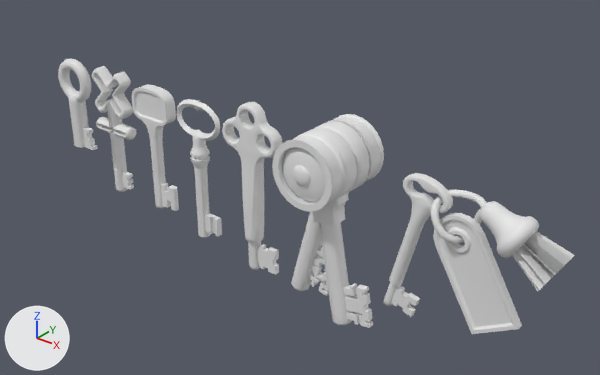
An edit to the Blender file Props/Keys/Props_Keys.blend, drawn before and after from the same camera.
One viewpoint serves both versions: a 50 mm lens placed at (1.167, -0.834, 0.462), pointed at (0.457, 0.054, -0.088). Arrows for +X, +Y and +Z are at lower left; the lights stay in place. The older version comes first.

Objects in the first picture: 'Key!!', 'Key&&&', 'Props_Key_Scene_0_Church_Gate', 'Props_Key_Scene_0_Church_Quarters', 'Props_Key_Scene_0_RevenueHouse_Apartment', 'Props_Key_Scene_0_RevenueHouse_Attic', 'Props_Key_Scene_0_RevenueHouse_Sewers'.
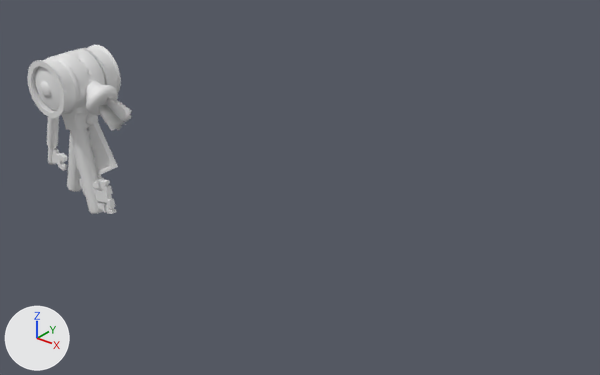
Commit message: Updated Props_Keys

What changed in the scene script:
```text
Change me_props_key_scene_0_revenuehouse_apartment:
    used by ob_props_key_scene_0_revenuehouse_apartment; location = (0.76, 0.0, 0.0)
    remove me_props_key_scene_0_revenuehouse_apartment.from_pydata(...)  # 903 vertices, 930 faces; spans x -0.11..0.137, y -0.03..0.03, z -0.189..0.021
    add me_props_key_scene_0_revenuehouse_apartment.from_pydata(...)  # 1047 vertices, 1076 faces; spans x -0.11..0.128, y -0.03..0.03, z -0.189..0.021
    me_props_key_scene_0_revenuehouse_apartment part 1: the loose piece of 4 vertices spanning x 0.07..0.135, y -0.015..0.015, z -0.073..-0.01 is rebuilt with 23 vertices and now spans x 0.072..0.125, y -0.016..0.017, z -0.062..-0.014
    me_props_key_scene_0_revenuehouse_apartment part 2: the loose piece of 4 vertices spanning x 0.068..0.137, y 0.0, z -0.076..-0.008 is rebuilt with 23 vertices and now spans x 0.07..0.128, y 0.0, z -0.067..-0.011
    me_props_key_scene_0_revenuehouse_apartment part 3: the loose piece of 4 vertices spanning x 0.07..0.135, y -0.015..0.015, z -0.073..-0.01 is rebuilt with 23 vertices and now spans x 0.072..0.125, y -0.016..0.017, z -0.062..-0.014
    me_props_key_scene_0_revenuehouse_apartment part 4: the loose piece of 4 vertices spanning x 0.073..0.129, y -0.026..0.026, z -0.063..-0.016 is rebuilt with 23 vertices and now spans x 0.072..0.124, y -0.016..0.017, z -0.061..-0.015
    me_props_key_scene_0_revenuehouse_apartment part 5: the loose piece of 4 vertices spanning x 0.078..0.122, y -0.03..0.03, z -0.05..-0.025 is rebuilt with 23 vertices and now spans x 0.078..0.121, y -0.023..0.025, z -0.049..-0.025
    me_props_key_scene_0_revenuehouse_apartment part 6: the loose piece of 4 vertices spanning x 0.073..0.129, y -0.026..0.026, z -0.063..-0.016 is rebuilt with 23 vertices and now spans x 0.072..0.124, y -0.016..0.017, z -0.061..-0.015
    me_props_key_scene_0_revenuehouse_apartment part 7
    26 vertices are removed from x 0.049..0.073, y -0.026..0.026, z -0.041..0.006
    50 faces are deleted
    10 vertices are added at x 0.05..0.069, y -0.026..0.026, z -0.04..0.006
    34 new faces join them
    other edits to the shape of me_props_key_scene_0_revenuehouse_apartment do not show in these pictures
Change ob_props_key_scene_0_revenuehouse_attic:
    ob_props_key_scene_0_revenuehouse_attic.location: (0.41, 0.0, 0.0) -> (0.0, 0.0, 0.0)
Change ob_props_key_scene_0_revenuehouse_sewers:
    ob_props_key_scene_0_revenuehouse_sewers.location: (0.55, 0.0, 0.0) -> (0.0, 0.0, 0.0)
Change ob_key:
    ob_key.location: (0.2, 0.0, 0.0) -> (0.0, 0.0, 0.0)
Change ob_key_1:
    ob_key_1.location: (0.3, 0.0, 0.0) -> (0.0, 0.0, 0.0)
Change ob_props_key_scene_0_church_gate:
    ob_props_key_scene_0_church_gate.location: (0.1, 0.0, 0.0) -> (0.0, 0.0, 0.0)
Change ob_props_key_scene_0_revenuehouse_apartment:
    ob_props_key_scene_0_revenuehouse_apartment.location: (0.76, 0.0, 0.0) -> (0.0, 0.0, 0.0)
```

What differs and where, as boxes (x1, y1, x2, y2) in the pictures (600 x 375 px; the box of a moved part takes in the faces that stretch with it):
'Props_Key_Scene_0_RevenueHouse_Sewers', moved
    before: (272, 114, 384, 328)
    after: (27, 45, 121, 214)
'Props_Key_Scene_0_RevenueHouse_Apartment', reshaped, moved
    before: (384, 173, 575, 334)
    after: (47, 81, 132, 175)
'Props_Key_Scene_0_RevenueHouse_Attic', moved (mostly hidden afterwards)
    before: (222, 102, 283, 275)
    after: (65, 50, 104, 197)
'Props_Key_Scene_0_Church_Gate', moved (mostly hidden afterwards)
    before: (92, 66, 136, 192)
    after: (80, 61, 98, 126)
'Key&&&', moved (mostly hidden afterwards)
    before: (131, 84, 179, 211)
    after: (94, 157, 101, 178)
'Key!!', moved (not visible afterwards)
    before: (176, 99, 222, 237)
part 1 of me_props_key_scene_0_revenuehouse_apartment, rebuilt
    before: (525, 238, 564, 273)
    after: (104, 103, 126, 125)
part 2 of me_props_key_scene_0_revenuehouse_apartment, rebuilt
    before: (530, 233, 572, 266)
    after: (106, 97, 125, 130)
part 3 of me_props_key_scene_0_revenuehouse_apartment, rebuilt (not visible afterwards)
    before: (512, 231, 575, 291)
part 4 of me_props_key_scene_0_revenuehouse_apartment, rebuilt
    before: (513, 251, 545, 290)
    after: (98, 98, 131, 131)
part 5 of me_props_key_scene_0_revenuehouse_apartment, rebuilt
    before: (517, 245, 554, 284)
    after: (98, 105, 132, 126)
part 6 of me_props_key_scene_0_revenuehouse_apartment, rebuilt (9% narrower)
    before: (523, 244, 556, 275)
    after: (99, 100, 129, 130)
part 7 of me_props_key_scene_0_revenuehouse_apartment, moved or reshaped
    before: (496, 215, 529, 253)
    after: (86, 84, 104, 106)
'Props_Key_Scene_0_Church_Quarters', unchanged, covered by the edit
    before: (58, 59, 98, 150)
    after: (87, 129, 95, 150)
